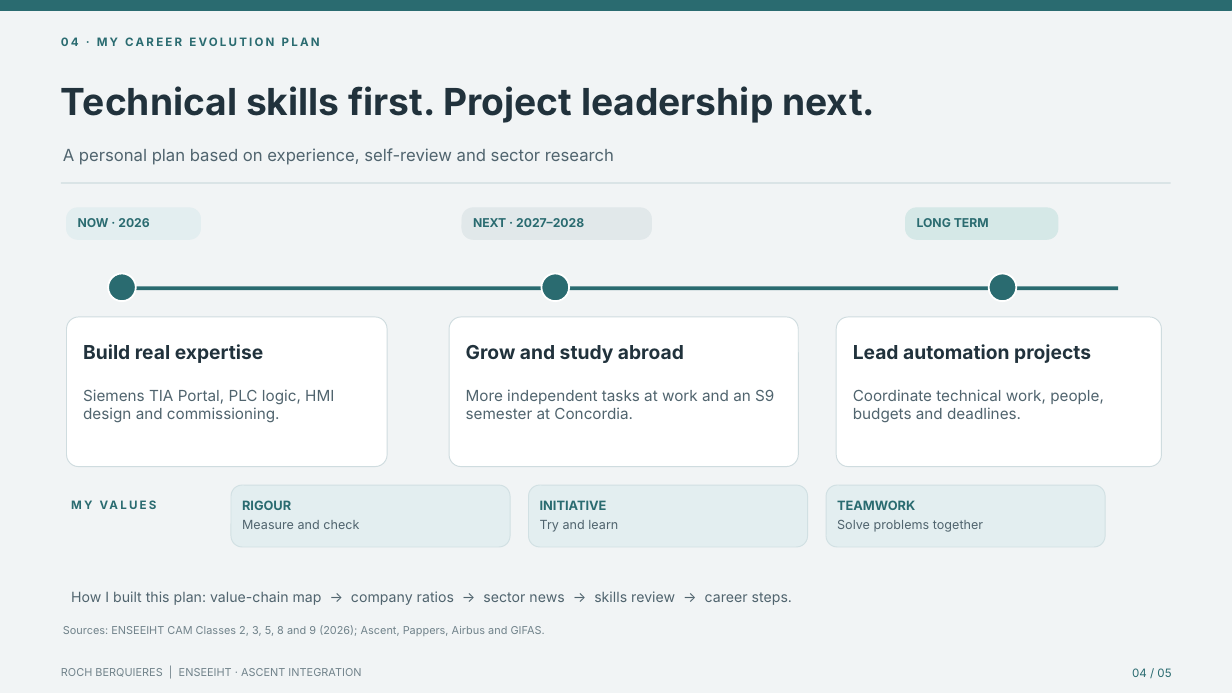
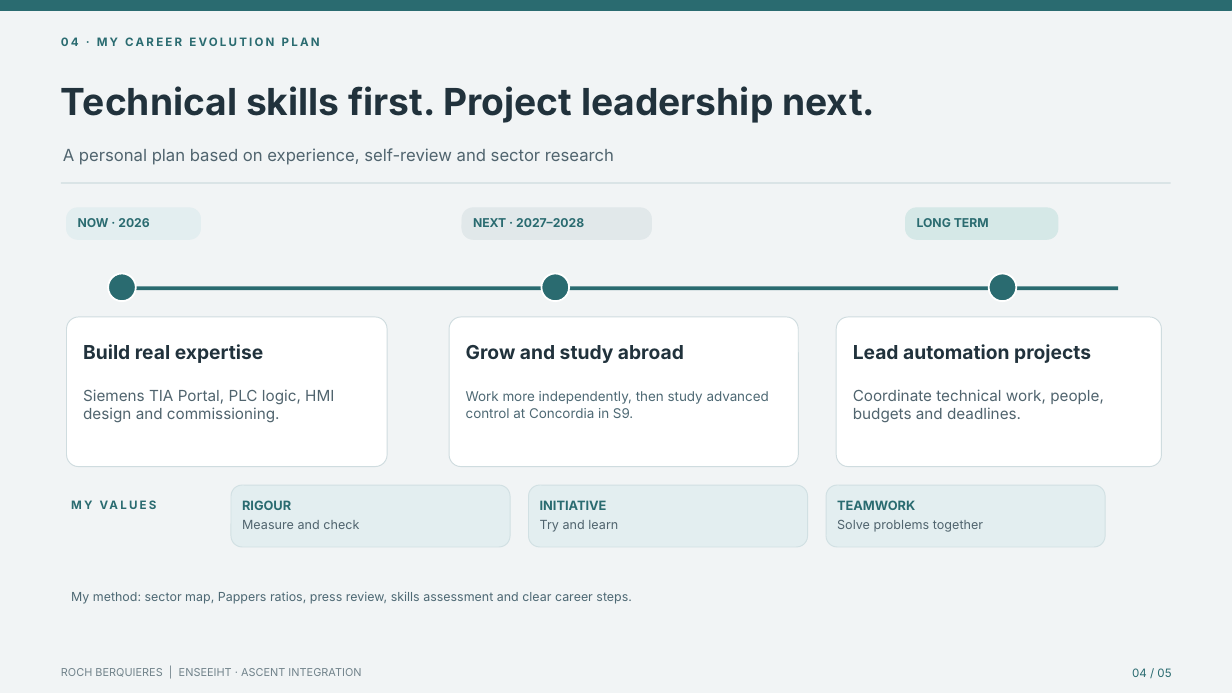
Before and after one commit to Rortuuii/roch-portfolio, a slide deck: slide 4 of documents/CEP_Roch_Berquieres_5_slides_2026.pptx. Drawn at 1232x693 pixels with LibreOffice and Linux fonts; fonts in the diff are those of the drawing. Boxes give left, top, right and bottom in pixels: in the first picture for what was removed or moved away, otherwise in the second. Text is boxed around its words. In the diff, an @@ line names an element or a change of style, - is before the commit and + after.

```diff
--- a/documents/CEP_Roch_Berquieres_5_slides_2026.pptx
+++ b/documents/CEP_Roch_Berquieres_5_slides_2026.pptx
@@ text at (466, 391, 769, 418): text changed; size 11.9 to 10.5 pt; text colour #50646E to #4E6974 @@
-More independent tasks at work and an S9 semester at Concordia.
+Work more independently, then study advanced control at Concordia in S9.
@@ text at (71, 592, 632, 604): text changed; size 11 to 9.7 pt; text colour #50646E to #4E6974 @@
-How I built this plan: value-chain map → company ratios → sector news → skills review → career steps.
+My method: sector map, Pappers ratios, press review, skills assessment and clear career steps.
@@ text removed at (63, 625, 545, 636) @@
-Sources: ENSEEIHT CAM Classes 2, 3, 5, 8 and 9 (2026); Ascent, Pappers, Airbus and GIFAS.
```
Also in this commit, not shown: 4 other slides changed, 9 other files.
